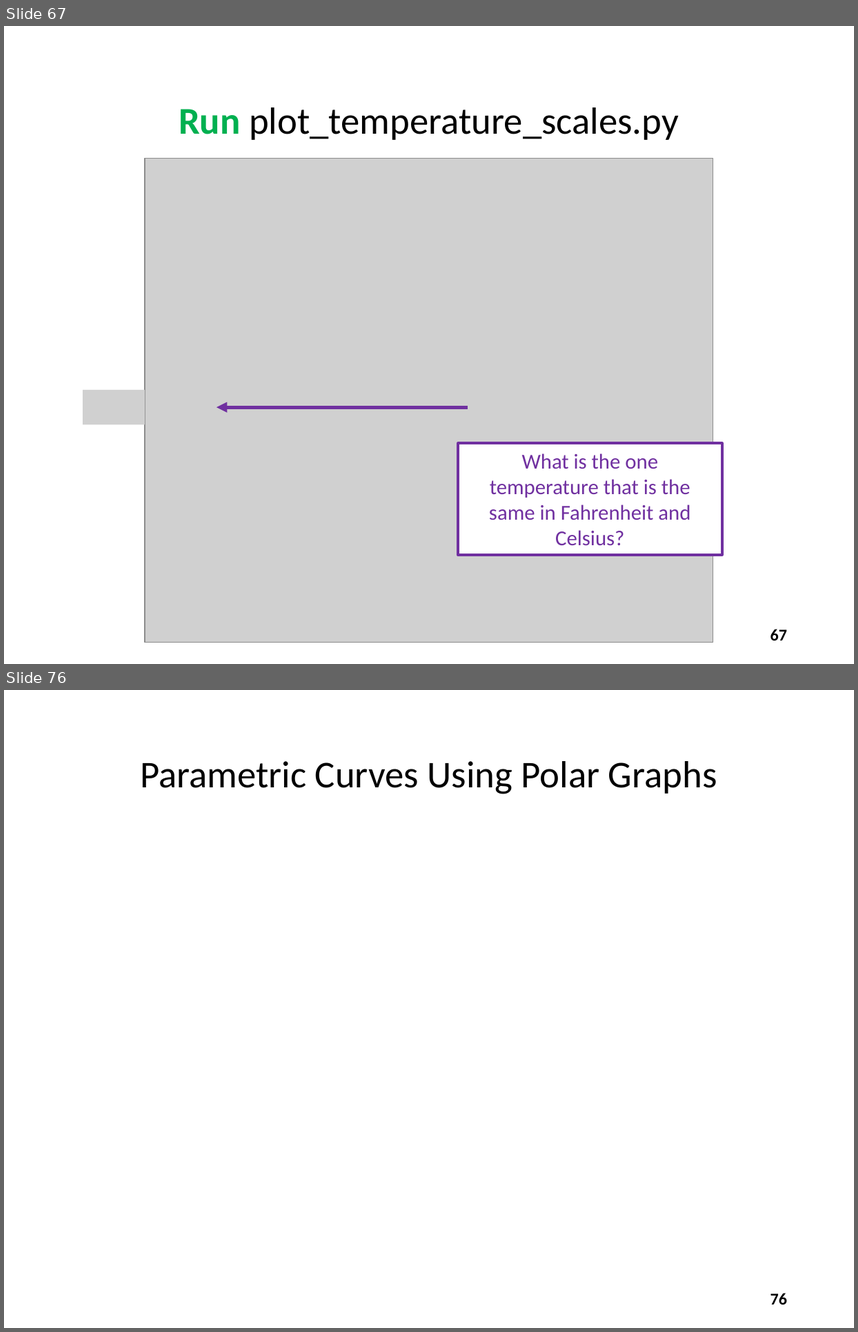
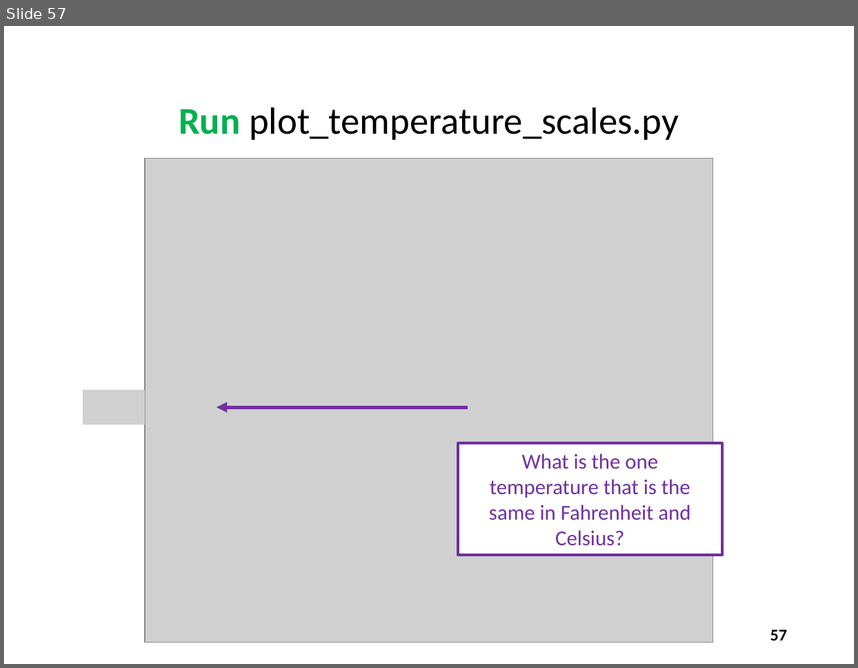
Before and after one commit to dbiersach/scicomp101, a slide deck: Session 05 - Cartesian Graphs and Conic Sections/Session 05 - Cartesian Graphs and Conic Sections.pptx. Shown one above the other, each under a label of ours: slides 67 and 76 before the commit, slide 57 after it; the slides between them are not shown. The pictures are 858x1332 and 858x668 pixels, drawn with LibreOffice and Linux fonts; fonts in the diff are those of the drawing; grey boxes stand for pictures. Boxes give left, top, right and bottom in pixels: in the first picture for what was removed or moved away, otherwise in the second. Text is boxed around its words. In the diff, an @@ line names an element or a change of style, - is before the commit and + after.

```diff
--- a/Session 05 - Cartesian Graphs and Conic Sections/Session 05 - Cartesian Graphs and Conic Sections.pptx
+++ b/Session 05 - Cartesian Graphs and Conic Sections/Session 05 - Cartesian Graphs and Conic Sections.pptx
@@ slide 76 removed at [4,690,854,1328], background #FFFFFF @@
@@ title removed at [140,761,717,794] @@
-Parametric Curves Using Polar Graphs
@@ page number removed at [771,1292,787,1304] @@
-76
@@ what was slide 67 is now slide 57 @@
@@ page number at [771,629,787,640]: text changed @@
-67
+57
```
Also in this commit, not shown: 11 slides changed, 2 slides added, 28 other slides removed.
